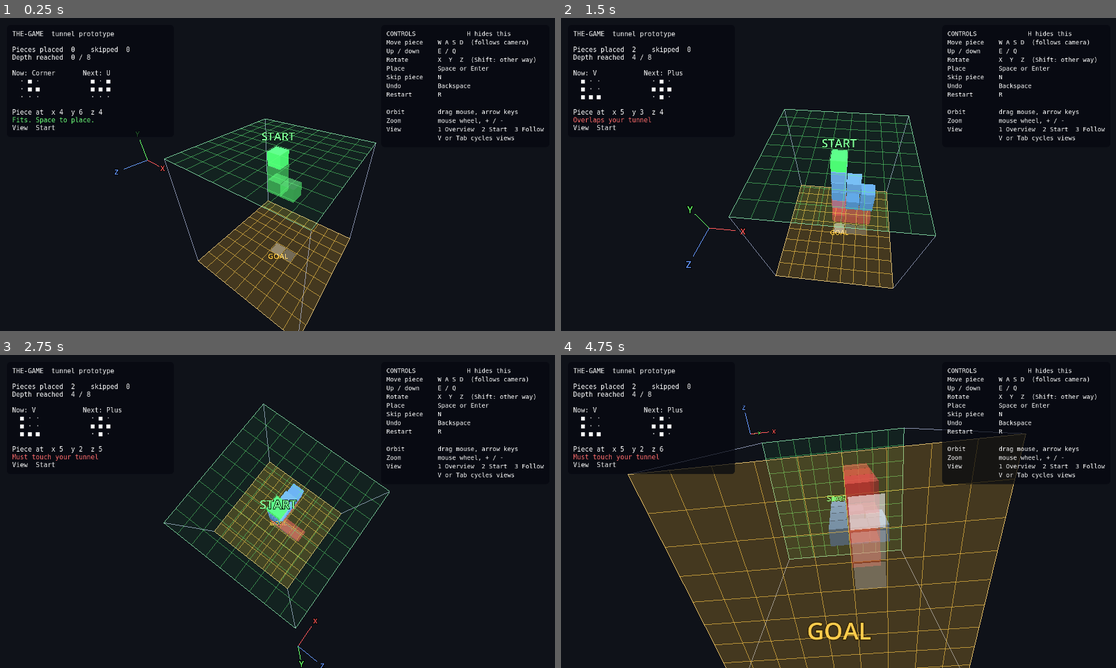
Above: before the commit, frames 1-4 (two rows, left to right).
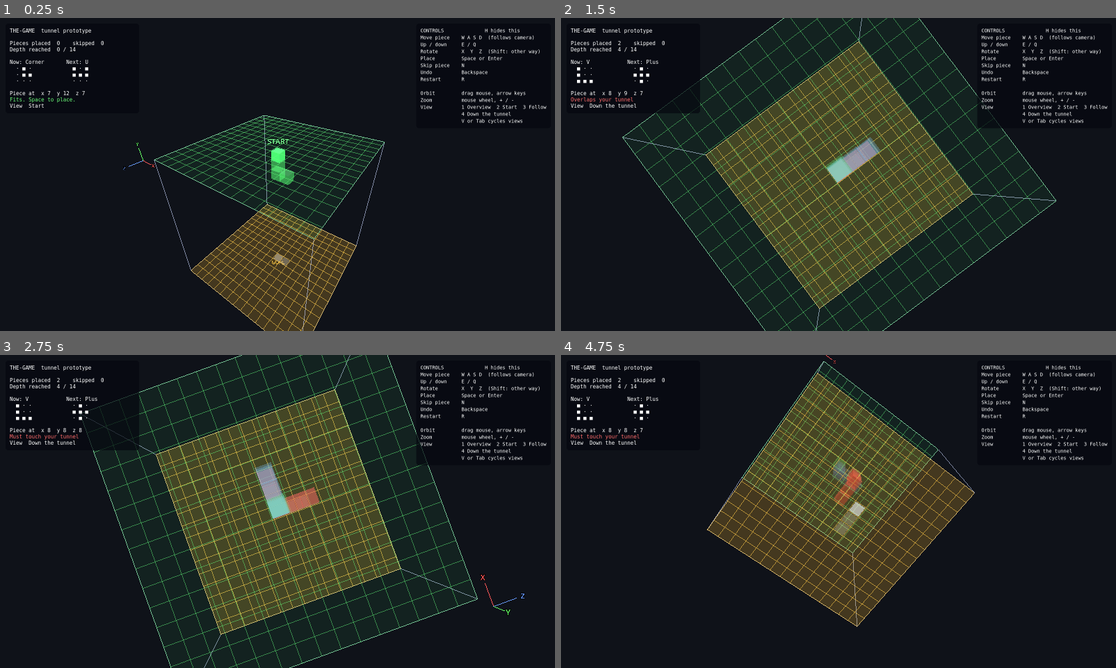
Above: after the commit, the same moments.

Repository: bluemike/the-game
Game: Godot game, scene res://scenes/main.tscn
Same seed, same stepped clock (60 frames per second), same inputs: the game is played once before the commit and once after it.
Inputs (mouse positions are in pixels of both pictures, inside the frame that each line leads up to):
- Up to frame 1 (0.25 s): no input
- Up to frame 2 (1.5 s): tap Enter at 0.5 s; move the mouse to (960, 158) at 0.52 s; hold D 0.53-1.25 s; tap 4 at 0.6 s; click (960, 158) at 0.67 s; tap Space at 0.77 s; tap E at 0.8 s; drag from (727, 190) to (810, 237) at 1.27 s
- Up to frame 3 (2.75 s): tap Space at 2 s; move the mouse to (333, 442) at 2.02 s; hold D from 2.03 s (still down); tap Q at 2.1 s; tap X at 2.3 s
- Up to frame 4 (4.75 s): release D at 2.75 s; tap Enter at 2.75, 4.25 s; drag from (810, 574) to (672, 464) at 2.77 s; tap Space at 3.5, 3.77 s; move the mouse to (1005, 558) at 3.52 s; hold A 3.53-4.25 s; tap Y at 3.6 s; tap Z at 3.8 s; drag from (672, 464) to (755, 433) at 4.27 s

The runs differ from the first frame. In frame 1, 9.2% of the frame differs, in the area x 1-99%, y 3-100%; in frame 2, 24%; in frame 3, 24%; in frame 4, 34%, in the area x 1-99%, y 0-100%.

Commit message:
Bigger window, 15x15x15 cube and a down-the-tunnel view
- Window opens maximized at 1600x900 by default
- Default cube is now 15x15x15
- New view (key 4) looks from above the start straight down the tunnel
  line to the goal face, with a narrow lens and a see-through tunnel
- Piece movement stays camera-relative when looking straight down

Co-Authored-By: Claude Opus 5.5 <noreply@anthropic.com>
Claude-Session: https://claude.ai/code/session_017mWnnHCrqxRS4kLCEN61Aj

Diff:
--- a/project.godot
+++ b/project.godot
@@ -12,8 +12,9 @@
 
 [display]
 
-window/size/viewport_width=1280
-window/size/viewport_height=720
+window/size/viewport_width=1600
+window/size/viewport_height=900
+window/size/mode=2
 
 [rendering]
 
--- a/scripts/main.gd
+++ b/scripts/main.gd
@@ -9,7 +9,7 @@
 const OrbitCamera := preload("res://scripts/orbit_camera.gd")
 
 ## Size of the play cube in cells.
-@export var grid_size := Vector3i(9, 9, 9)
+@export var grid_size := Vector3i(15, 15, 15)
 ## Which piece sizes (number of cells) can be dealt. [4] deals only 4-cell pieces.
 @export var piece_sizes: Array[int] = [3, 4, 5]
 
@@ -25,6 +25,7 @@
 Orbit         drag mouse, arrow keys
 Zoom          mouse wheel, + / -
 View          1 Overview  2 Start  3 Follow
+              4 Down the tunnel
               V or Tab cycles views"""
 
 var state: GameState
@@ -49,6 +50,7 @@
 var _help_panel: Control
 var _banner: Control
 var _banner_label: Label
+var _face_labels: Array[Label3D] = []
 
 
 func _ready() -> void:
@@ -75,7 +77,11 @@
 	_build_player_materials()
 	skips = 0
 	next_name = Pieces.random_name(piece_sizes, rng)
-	camera.setup(Vector3(grid_size) / 2.0, float(grid_size[grid_size.max_axis_index()]), _cell_centre(player.start_cell))
+	var goal_point := _cell_centre(player.start_cell)
+	goal_point[player.goal_axis] = float(grid_size[player.goal_axis]) if player.goal_at_max else 0.0
+	camera.setup(Vector3(grid_size) / 2.0, float(grid_size[grid_size.max_axis_index()]),
+		_cell_centre(player.start_cell), goal_point)
+	_apply_view_style()
 	_deal_piece()
 	_rebuild_tunnel()
 
@@ -205,10 +211,11 @@
 			_set_view(OrbitCamera.Mode.START)
 		KEY_3:
 			_set_view(OrbitCamera.Mode.FOLLOW)
+		KEY_4:
+			_set_view(OrbitCamera.Mode.TUNNEL)
 		KEY_V, KEY_TAB:
 			if not key.echo:
-				camera.cycle_mode()
-				_update_hud()
+				_set_view((camera.mode + 1) % OrbitCamera.MODE_NAMES.size())
 		KEY_H, KEY_F1:
 			if not key.echo:
 				_help_panel.visible = not _help_panel.visible
@@ -219,7 +226,23 @@
 
 func _set_view(mode: int) -> void:
 	camera.set_mode(mode)
+	_apply_view_style()
 	_update_hud()
+
+
+## In the tunnel view the tunnel turns see-through, so you can look past it
+## down to the goal face and see the piece you are placing.
+func _apply_view_style() -> void:
+	var tunnel_view := camera.mode == OrbitCamera.Mode.TUNNEL
+	var alpha := 0.3 if tunnel_view else 1.0
+	for l in _face_labels:
+		l.visible = not tunnel_view  # they would sit right on the line of sight
+	var mats: Array = _layer_materials.values()
+	mats.append(_start_material)
+	for mat in mats:
+		mat.albedo_color.a = alpha
+		mat.transparency = BaseMaterial3D.TRANSPARENCY_ALPHA if alpha < 1.0 \
+			else BaseMaterial3D.TRANSPARENCY_DISABLED
 
 
 # --- Drawing ----------------------------------------------------------------
@@ -312,8 +335,8 @@
 	_face_quad(Vector3.AXIS_Y, s.y + 0.01, Color(0.3, 1.0, 0.45, 0.07))
 	_face_quad(Vector3.AXIS_Y, -0.01, Color(1.0, 0.75, 0.2, 0.22))
 
-	_label("START", Vector3(s.x / 2.0, s.y + 0.9, s.z / 2.0), Color(0.5, 1.0, 0.6))
-	_label("GOAL", Vector3(s.x / 2.0, -0.9, s.z / 2.0), Color(1.0, 0.8, 0.3))
+	_face_labels.append(_label("START", Vector3(s.x / 2.0, s.y + 0.9, s.z / 2.0), Color(0.5, 1.0, 0.6)))
+	_face_labels.append(_label("GOAL", Vector3(s.x / 2.0, -0.9, s.z / 2.0), Color(1.0, 0.8, 0.3)))
 
 
 func _line(im: ImmediateMesh, a: Vector3, b: Vector3, color: Color) -> void:
--- a/scripts/orbit_camera.gd
+++ b/scripts/orbit_camera.gd
@@ -2,10 +2,13 @@
 ## Orbit camera with three view modes. Drag with the mouse (any button) or use
 ## the arrow keys to orbit; the mouse wheel or +/- zooms within the mode.
 
-enum Mode { OVERVIEW, START, FOLLOW }
-const MODE_NAMES := ["Overview", "Start", "Follow piece"]
+enum Mode { OVERVIEW, START, FOLLOW, TUNNEL }
+const MODE_NAMES := ["Overview", "Start", "Follow piece", "Down the tunnel"]
 ## Distance from the target in each mode, as a multiple of the cube size.
-const MODE_DISTANCE := [2.3, 1.45, 0.95]
+const MODE_DISTANCE := [2.3, 1.45, 0.95, 2.6]
+## Field of view per mode. The tunnel view uses a narrow lens from further
+## away, so the goal face doesn't shrink to a dot behind the start face.
+const MODE_FOV := [70.0, 70.0, 70.0, 35.0]
 
 var mode: int = Mode.START
 var yaw := deg_to_rad(35.0)
@@ -16,14 +19,17 @@
 var cube_extent := 9.0
 var start_point := Vector3.ZERO
 var follow_point := Vector3.ZERO
+## Centre of the goal face, straight down the line from the start.
+var goal_point := Vector3.ZERO
 
 var _target := Vector3.ZERO
 var _distance := 20.0
 var _dragging := false
 
 
-func setup(p_cube_centre: Vector3, p_cube_extent: float, p_start_point: Vector3) -> void:
+func setup(p_cube_centre: Vector3, p_cube_extent: float, p_start_point: Vector3, p_goal_point: Vector3) -> void:
 	cube_centre = p_cube_centre
+	goal_point = p_goal_point
 	cube_extent = p_cube_extent
 	start_point = p_start_point
 	follow_point = p_start_point
@@ -33,6 +39,12 @@
 func set_mode(new_mode: int) -> void:
 	mode = new_mode
 	zoom = 1.0
+	if mode == Mode.TUNNEL:
+		# Look almost straight down from above the start towards the goal face.
+		pitch = deg_to_rad(87.0)
+		yaw = snappedf(yaw, PI / 2.0)  # square on to the cube
+	elif pitch > deg_to_rad(70.0):
+		pitch = deg_to_rad(32.0)
 
 
 func cycle_mode() -> void:
@@ -47,6 +59,7 @@
 func snap_to_mode() -> void:
 	_target = _desired_target()
 	_distance = _desired_distance()
+	fov = MODE_FOV[mode]
 	_apply()
 
 
@@ -54,6 +67,8 @@
 	match mode:
 		Mode.OVERVIEW:
 			return cube_centre
+		Mode.TUNNEL:
+			return goal_point
 		Mode.START:
 			# Look at the start, nudged towards the middle so the cube stays in view.
 			return start_point.lerp(cube_centre, 0.3)
@@ -83,6 +98,7 @@
 	var t := 1.0 - exp(-8.0 * delta)
 	_target = _target.lerp(_desired_target(), t)
 	_distance = lerpf(_distance, _desired_distance(), t)
+	fov = lerpf(fov, MODE_FOV[mode], t)
 	_apply()
 
 
@@ -111,7 +127,7 @@
 
 
 func _clamp() -> void:
-	pitch = clampf(pitch, deg_to_rad(-70.0), deg_to_rad(85.0))
+	pitch = clampf(pitch, deg_to_rad(-70.0), deg_to_rad(89.0))
 	zoom = clampf(zoom, 0.3, 3.0)
 
 
@@ -124,7 +140,8 @@
 ## The world axis (as a grid step) that is most "forward" for the viewer,
 ## flattened onto the floor. Used to move the piece relative to the camera.
 func floor_forward() -> Vector3i:
-	var f := -global_transform.basis.z
+	# Forward plus screen-up also works when looking straight down.
+	var f := -global_transform.basis.z + global_transform.basis.y
 	if absf(f.x) >= absf(f.z):
-		return Vector3i(signi(int(signf(f.x))), 0, 0)
+		return Vector3i(int(signf(f.x)), 0, 0)
 	return Vector3i(0, 0, int(signf(f.z)))
--- a/tests/smoke_test.gd
+++ b/tests/smoke_test.gd
@@ -28,6 +28,7 @@
 
 func _initialize() -> void:
 	main = load("res://scenes/main.tscn").instantiate()
+	main.grid_size = Vector3i(9, 9, 9)  # the positions below assume a 9-cell cube
 	root.add_child(main)
 
 
@@ -37,10 +38,14 @@
 		return false
 	check(main.piece != null, "a piece is dealt")
 	check(main.next_name in Pieces.SHAPES, "a next piece is chosen")
-	for k in [KEY_W, KEY_A, KEY_S, KEY_D, KEY_E, KEY_Q, KEY_X, KEY_Y, KEY_Z, KEY_1, KEY_2, KEY_3, KEY_V, KEY_H, KEY_H, KEY_N]:
+	for k in [KEY_W, KEY_A, KEY_S, KEY_D, KEY_E, KEY_Q, KEY_X, KEY_Y, KEY_Z, KEY_1, KEY_2, KEY_3, KEY_4, KEY_V, KEY_V, KEY_H, KEY_H, KEY_N]:
 		key(k)
 	key(KEY_X, true)
 	check(main.skips == 1, "N skips a piece")
+	key(KEY_4)
+	check(main.camera.mode == 3 and main._start_material.albedo_color.a < 1.0, "4 shows the see-through tunnel view")
+	key(KEY_2)
+	check(main._start_material.albedo_color.a == 1.0, "other views make the tunnel solid again")
 
 	# Put a known piece straight under the start and place it with Space.
 	main.piece = Piece.new("Bar", Pieces.SHAPES["Bar"])
Binary file changed: docs/screenshot.png
Not shown, added: docs/screenshot.png.import
Binary file added: docs/tunnel-view.png
